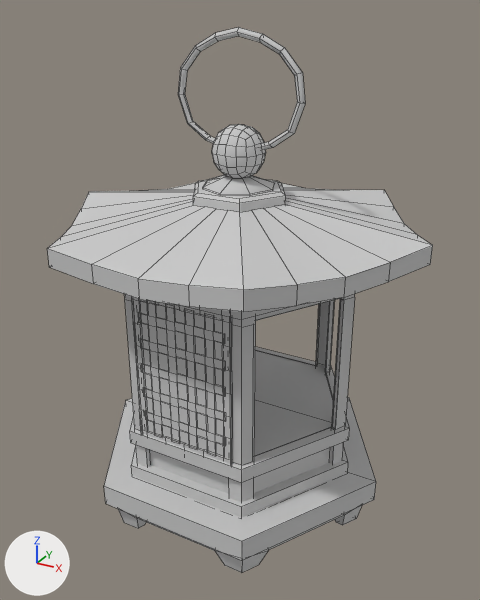
Two versions of the FBX model ShinobiShowdown/Assets/Models/Lamp/Lamp.FBX, one commit apart.
Rendered twice from a 50 mm camera at (11.42, -20.67, 7.52) aimed at (0.15, -0.19, -2.72). Arrows for +X, +Y and +Z are at lower left; the lights stay in place. Mesh edges are drawn as thin lines. Where no turn or scale is listed for an object, it has been applied to the vertices.

The first picture shows 'Bottom', 'BottomFrameHex', 'Fence', 'Frame', 'Glass', 'InnerFrame', 'Legs', 'LowerFrameHex', 'Ring', 'Roof', 'Top', 'TopBase'.
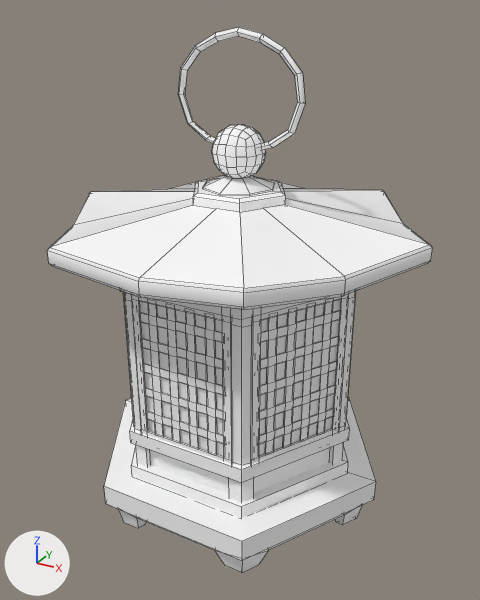
The newer file is also rescaled (x0.111), turned or shifted as a whole; pictures and numbers use the older file's frame.

What changed in the scene script:
```text
Change me_mesh_013:
    where me_mesh_013.from_pydata(...)  # 60 vertices, 60 faces; spans x -2.48..2.48, y -0.15..0.15, z -2.02..2.03
    remove me_mesh_013.materials.append(mat_material__27)  # light grey #cacaca
    add me_mesh_013.materials.append(mat_material__28)  # white #ffffff
Change me_mesh_001:
    where me_mesh_001.from_pydata(...)  # 18 vertices, 14 faces; spans x -1.86..1.86, y -1.61..1.61, z 0.0..0.87
    remove me_mesh_001.materials.append(mat_material__27)  # light grey #cacaca
    add me_mesh_001.materials.append(mat_material__28)  # white #ffffff
Change me_mesh_009:
    where me_mesh_009.from_pydata(...)  # 232 vertices, 185 faces; spans x -1.72..1.72, y -0.04..0.0, z -2.74..2.74
    remove me_mesh_009.materials.append(mat_material__27)  # light grey #cacaca
    add me_mesh_009.materials.append(mat_material__28)  # white #ffffff
Change me_mesh_006:
    where me_mesh_006.from_pydata(...)  # 12 vertices, 10 faces; spans x -4.87..4.87, y -4.22..4.22, z 0.0..0.55
    remove me_mesh_006.materials.append(mat_material__27)  # light grey #cacaca
    add me_mesh_006.materials.append(mat_material__28)  # white #ffffff
Change me_mesh_012:
    where me_mesh_012.from_pydata(...)  # 4 vertices, 1 face; spans x -1.9..1.9, y 0.0, z -3.19..3.19
    remove me_mesh_012.materials.append(mat_material__27)  # light grey #cacaca
    add me_mesh_012.materials.append(mat_material__29)  # white #ffffff
Change me_mesh_004:
    where me_mesh_004.from_pydata(...)  # 12 vertices, 10 faces; spans x -6.03..6.03, y -5.22..5.22, z 0.0..0.87
    remove me_mesh_004.materials.append(mat_material__27)  # light grey #cacaca
    add me_mesh_004.materials.append(mat_material__28)  # white #ffffff
Change me_mesh_003:
    where me_mesh_003.from_pydata(...)  # 268 vertices, 215 faces; spans x -4.63..4.63, y -4.02..4.02, z 0.0..9.93
    remove me_mesh_003.materials.append(mat_material__27)  # light grey #cacaca
    add me_mesh_003.materials.append(mat_material__28)  # white #ffffff
Change me_mesh_008:
    remove me_mesh_008.from_pydata(...)  # 96 vertices, 72 faces; spans x -1.96..1.96, y -0.06..0.0, z -3.27..3.27
    add me_mesh_008.from_pydata(...)  # 32 vertices, 24 faces; spans x -1.96..1.96, y -0.06..0.0, z -3.27..3.27
    me_mesh_008 part 2
    64 vertices are removed from x -1.96..1.96, y -0.06..0.0, z -3.27..3.27
    60 faces are deleted
    12 new faces join them
    me_mesh_008 part 3: 12 faces spanning x -1.96..1.96, y -0.06..0.0, z -3.27..3.27 switch from mat_material__27 (light grey #cacaca) to mat_material__28 (white #ffffff)
Change me_mesh_005:
    where me_mesh_005.from_pydata(...)  # 12 vertices, 10 faces; spans x -4.82..4.82, y -4.17..4.17, z 0.0..0.56
    remove me_mesh_005.materials.append(mat_material__27)  # light grey #cacaca
    add me_mesh_005.materials.append(mat_material__28)  # white #ffffff
Change me_mesh_002:
    remove me_mesh_002.from_pydata(...)  # 96 vertices, 72 faces; spans x -7.08..7.08, y -6.13..6.13, z -0.32..1.34
    remove me_mesh_002.materials.append(mat_material__27)  # light grey #cacaca
    add me_mesh_002.from_pydata(...)  # 72 vertices, 60 faces; spans x -7.08..7.08, y -6.13..6.13, z -0.31..1.34
    me_mesh_002 part 1
    48 vertices are removed from x -6.19..6.19, y -6.13..6.13, z -0.19..1.34
    72 faces are deleted
    24 vertices move from x -7.08..7.08, y -6.13..6.13, z -0.32..0.69 to x -6.99..6.99, y -6.07..6.07, z -0.31..0.7
    12 vertices are added at x -7.08..7.08, y -6.13..6.13, z -0.19..0.18
    6 new vertices lie (0.0, 0.0, 0.44) away from vertices in x -5.31..5.31, y -6.13..6.13, z -0.19
    6 new vertices lie (0.0, 0.0, 0.43) away from vertices in x -7.08..7.08, y -6.13..6.13, z 0.18
    60 new faces join them
    add me_mesh_002.materials.append(mat_material__28)  # white #ffffff
Change me_mesh:
    where me_mesh.from_pydata(...)  # 121 vertices, 116 faces; spans x -1.35..1.35, y -1.35..1.35, z -0.18..2.02
    remove me_mesh.materials.append(mat_material__27)  # light grey #cacaca
    add me_mesh.materials.append(mat_material__28)  # white #ffffff
Add me_mesh_002_1:
    me_mesh_002_1.from_pydata([(-0.95, -1.65, -3.19), (0.95, 1.65, -3.19), (-0.95, -1.65, 3.19), (0.95, 1.65, 3.19)], [], [(0, 1, 3, 2)])
    me_mesh_002_1.materials.append(mat_material__29)  # white #ffffff
Add ob_fence005:
    ob_fence005 = bpy.data.objects.new('Fence005', me_mesh_003_1)  # 232 vertices, 185 faces; spans x -0.86..0.9, y -1.51..1.49, z -2.74..2.74; in mat_material__28 (white #ffffff)
    ob_fence005.location = (3.46, -2.0, -4.28)
Add ob_glass005:
    ob_glass005 = bpy.data.objects.new('Glass005', me_mesh_002_1)
    ob_glass005.location = (3.43, -1.97, -4.27)
Add ob_innerframe004:
    ob_innerframe004 = bpy.data.objects.new('InnerFrame004', me_mesh_020)  # 28 vertices, 21 faces; spans x -0.98..1.03, y -1.7..1.73, z -3.27..3.27; in mat_material__28 (white #ffffff)
    ob_innerframe004.location = (3.49, 2.02, -4.29)
Add ob_innerframe005:
    ob_innerframe005 = bpy.data.objects.new('InnerFrame005', me_mesh_022)  # 32 vertices, 24 faces; spans x -0.98..1.03, y -1.73..1.7, z -3.27..3.27; in mat_material__28 (white #ffffff)
    ob_innerframe005.location = (3.49, -2.02, -4.29)
Add ob_innerframe001:
    ob_innerframe001 = bpy.data.objects.new('InnerFrame001', me_mesh_014)  # 32 vertices, 24 faces; spans x -1.03..0.98, y -1.73..1.7, z -3.27..3.27; in mat_material__28 (white #ffffff)
    ob_innerframe001.location = (-3.49, -2.02, -4.29)
```

What differs and where, as boxes (x1, y1, x2, y2) in the pictures (480 x 600 px):
'Roof', reshaped: before (47, 175, 433, 312); after (47, 175, 432, 310)
'Bottom', recoloured (grey to white): (104, 397, 376, 560) in both
'Frame', recoloured: (124, 292, 355, 502) in both
'LowerFrameHex', recoloured: (130, 347, 350, 483) in both
'Fence', recoloured: (140, 303, 224, 455) in both
'Fence005', added: after (259, 301, 340, 454)
'Glass', recoloured: (139, 301, 224, 457) in both
'BottomFrameHex', recoloured (grey to white): (131, 445, 348, 517) in both
'Glass005', added: after (259, 300, 340, 456)
'Top', recoloured (grey to white): (202, 124, 274, 196) in both
'InnerFrame', reshaped: before (131, 296, 232, 465); after (131, 294, 232, 465)
'InnerFrame005', added: after (251, 294, 349, 464)
'Ring', recoloured (grey to white): (178, 27, 305, 150) in both
'TopBase', recoloured (grey to white): (193, 179, 286, 212) in both
'InnerFrame001', added: after (124, 294, 134, 424)
'InnerFrame004', added: after (346, 291, 356, 413)
part 2 of me_mesh_008, cut back: before (131, 299, 232, 462); after (131, 297, 232, 462)
part 3 of me_mesh_008, recoloured: (131, 296, 232, 465) in both
